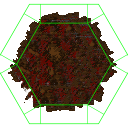
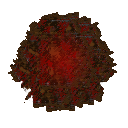
The second (128, 128) image is a revision of the first. Changes to its layers:
added layer "glow" above "template-r.png" over [32,30,95,93]
hid "template-r.png" over [0,3,128,125]
